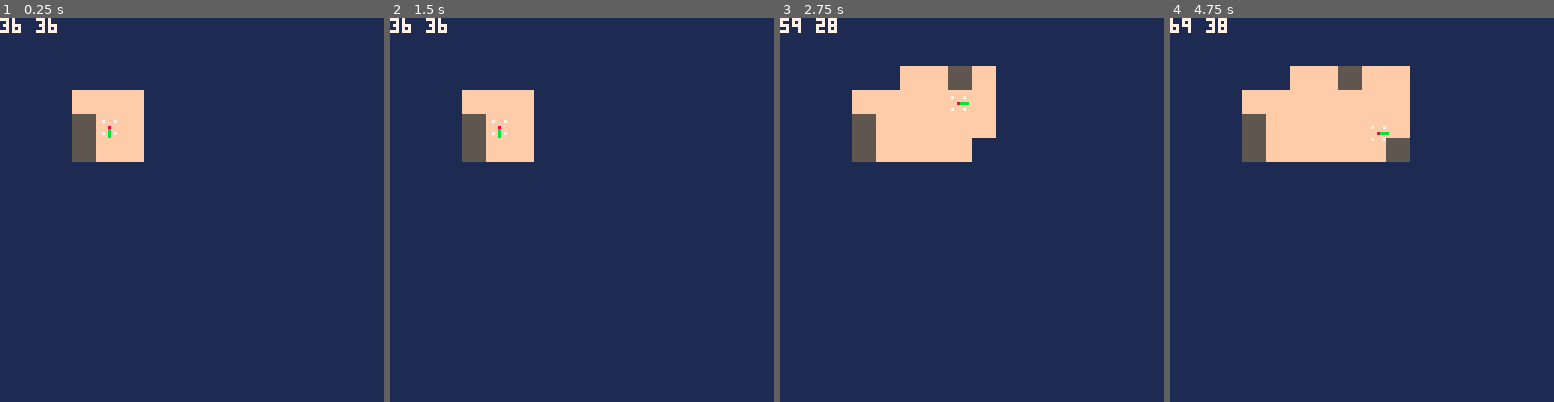
Above: before the commit, frames 1-4 (left to right).
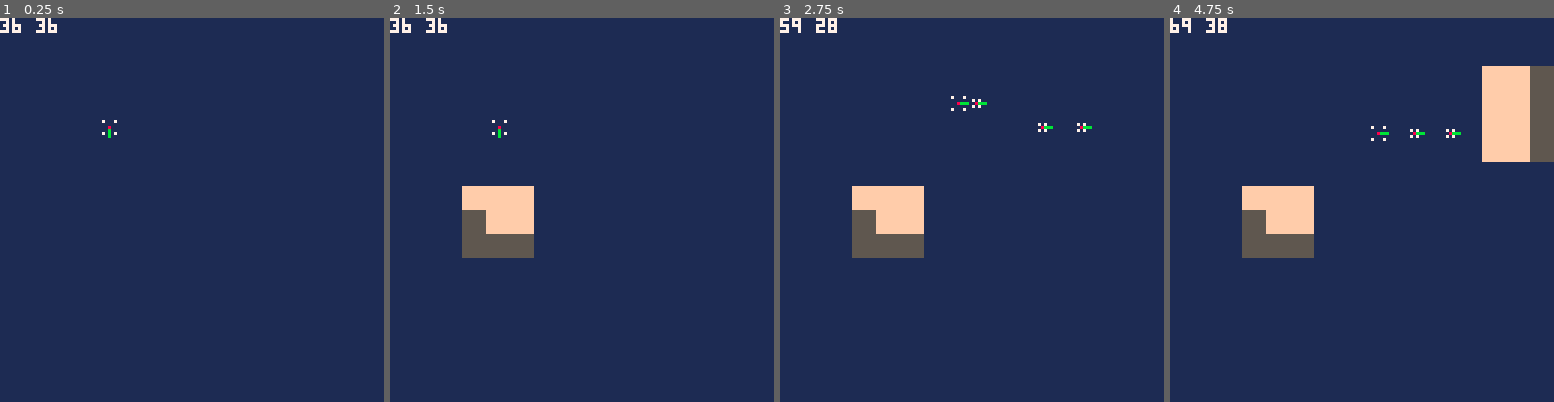
Above: after the commit, the same moments.

Repository: Beetrootmonkey/LudumDare45
Game: PICO-8 cartridge ld45.p8
Two runs of this game, one before a commit and one after it. Both use one fixed random seed, a clock stepped at 60 frames per second and the inputs below.
Inputs:
- Up to frame 1 (0.25 s): no input
- Up to frame 2 (1.5 s): tap X (X key) at 0.33, 1.07 s; tap O (Z key) at 0.7 s
- Up to frame 3 (2.75 s): hold Right 1.6-2.1 s; tap O (Z key) at 1.7, 2.1, 2.5 s; tap X (X key) at 1.85 s; hold Up 2.15-2.42 s; hold Right from 2.47 s (still down)
- Up to frame 4 (4.75 s): tap O (Z key) every 0.4 s from 2.9 to 4.5 s; tap X (X key) at 2.97, 4.08 s; release Right at 3.03 s; hold Left 3.08-3.58 s; hold Down 3.63-3.97 s; hold Right 4.02-4.68 s; hold Up from 4.73 s (still down)

The runs differ from the first frame. In frame 1, 3.5% of the frame differs, in the area x 18-38%, y 18-38%; in frame 2, 7.0%; in frame 3, 12%; in frame 4, 18%, in the area x 18-100%, y 12-63%.

Commit message:
Update ld45.p8

Diff:
--- a/ld45.p8
+++ b/ld45.p8
@@ -21,6 +21,7 @@
  return {
   x=36,
   y=36,
+  speed=1,
   move=function(self, newPos)
    self.x = newPos.x
    self.y = newPos.y
@@ -37,38 +38,44 @@
   tryMove=function(self, newPos)
    if self:canMove(newPos) then self:move(newPos) end
   end,
+  getDirection=function(self)
+   local dir = {x=0,y=0}
+   if btn(left) then
+   dir.x = -1
+   elseif btn(right) then
+    dir.x = 1
+   end
+   if btn(up) then
+    dir.y = -1
+   elseif btn( down) then
+    dir.y = 1
+   end
+
+   return dir
+  end,
+  onCollision=function(self, other) end,
   update=function(self, newPos)
-   local dir = {x=0,y=0}
-     if btn(left) then
-     dir.x = -1
-     elseif btn(right) then
-      dir.x = 1
-     end
-     if btn(up) then
-      dir.y = -1
-     elseif btn( down) then
-      dir.y = 1
-     end
-
-     if not (dir.x == 0 and dir.y == 0) then
+     local dir = self:getDirection()
+     if not(dir.x == 0 and dir.y == 0) then
       self.direction = dir
-      local newPos = {x=self.x+dir.x, y=self.y+dir.y}
-      local newPosX = {x=self.x+dir.x, y=self.y}
-      local newPosY = {x=self.x, y=self.y+dir.y}
-      if self:canMove(newPos) then
-       self:move(newPos)
-      elseif self:canMove(newPosX) then
-       self:move(newPosX)
-      elseif self:canMove(newPosY) then
-       self:move(newPosY)
+
+      for i=1,self.speed do
+       local newPos = {x=self.x+dir.x, y=self.y+dir.y}
+       local newPosX = {x=self.x+dir.x, y=self.y}
+       local newPosY = {x=self.x, y=self.y+dir.y}
+       if not self:canMove(newPos) then
+        self:onCollision()
+       end
+       if self:canMove(newPos) then
+        self:move(newPos)
+       elseif self:canMove(newPosX) then
+        self:move(newPosX)
+       elseif self:canMove(newPosY) then
+        self:move(newPosY)
+       else
+        break
+       end
       end
-     end
-
-     for i=-1,1 do
-          for j=-1,1 do
-          local tilePos = {x=flr(self.x/8) + i, y=flr(self.y/8) + j}
-          revealTile(tilePos)
-          end
      end
   end,
   draw=function(self)
@@ -92,9 +99,48 @@
  }
 end
 
+function createProjectile(x, y, dir)
+ local projectile = createPlayer()
+ projectile.x = x
+ projectile.y = y
+ projectile.speed = 2
+ projectile.id = #projectiles+1
+ projectile.collisionBox={
+  {x=-1, y=-1},
+  {x= 1, y=-1},
+  {x=-1, y= 1},
+  {x= 1, y= 1}
+ }
+ projectile.onCollision=function(self)
+  for i=-1,1 do
+   for j=-1,1 do
+    local tilePos = {x=flr(projectile.x/8) + i, y=flr(projectile.y/8) + j}
+    revealTile(tilePos)
+   end
+  end
+  projectiles[projectile.id] = nil
+ end
+ projectile.draw=function(self)
+  pset(self.x, self.y, red)
+  for i=1,#self.collisionBox do
+   local coord = self.collisionBox[i]
+   pset(self.x + coord.x, self.y + coord.y, white)
+  end
+  for i=1,3 do
+   pset(self.x + self.direction.x * i, self.y + self.direction.y * i, green)
+  end
+ end
+ projectile.direction = {x=dir.x,y=dir.y}
+ projectile.getDirection=function(self)
+  return self.direction
+ end
+ projectiles[projectile.id] = projectile
+end
+
 p=createPlayer()
-projectile=createPlayer()
-projectile.update=function(self) end
+projectiles={}
+
+
 
 function _init()
 
@@ -103,6 +149,13 @@
 function _update()
 
   p:update()
+  for projectile in all(projectiles) do
+   if (projectile ~= nil) then projectile:update() end
+  end
+
+  if btnp(fire1) then
+   createProjectile(p.x, p.y, p.direction)
+  end
 end
 
 function _draw()
@@ -111,6 +164,9 @@
   map(16,0,0,0,mapH,mapW)
 
   p:draw()
+  for projectile in all(projectiles) do
+    if (projectile ~= nil) then projectile:draw() end
+  end
 end
 
 
